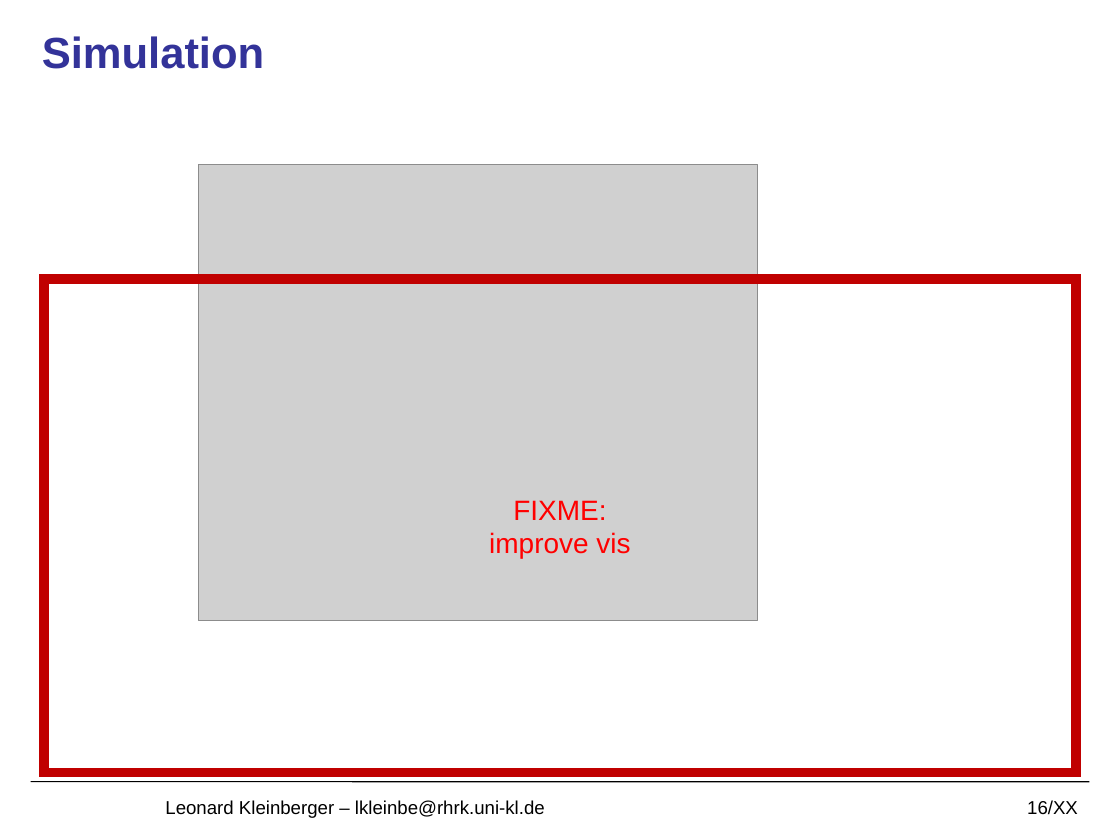
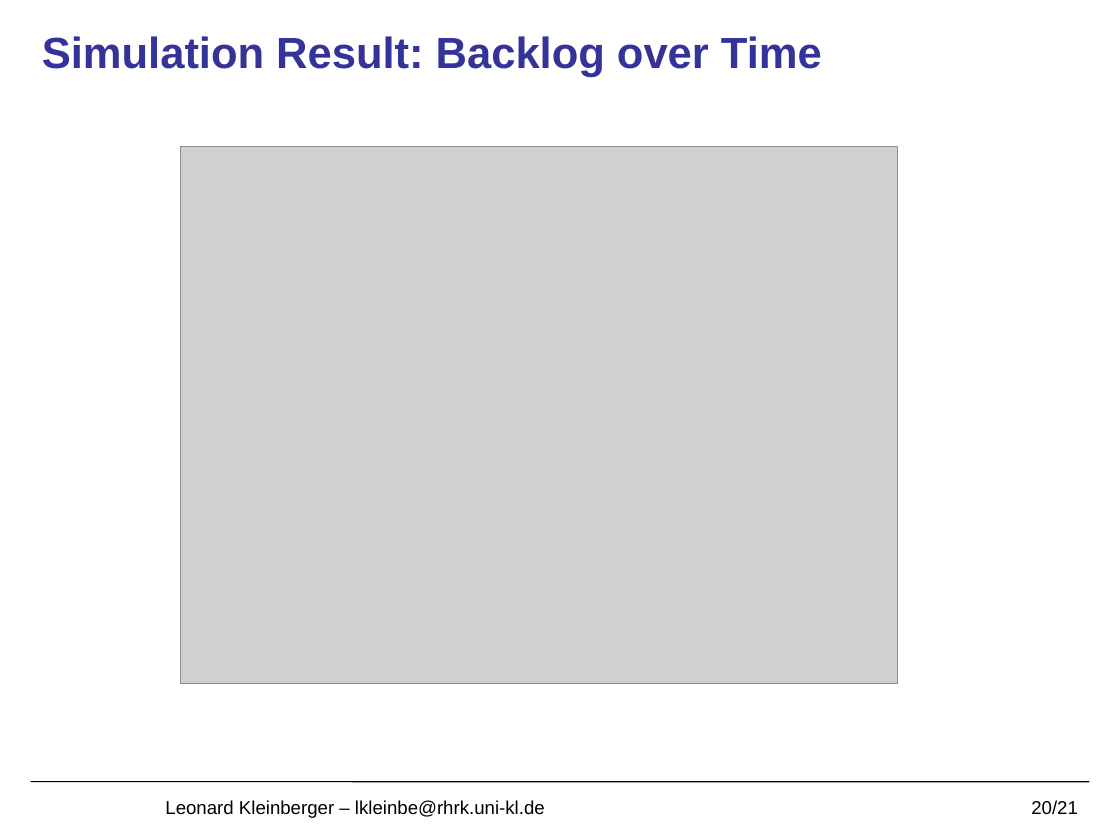
Before and after one commit to lkleinbe/ma_seminar, a slide deck: slide 20 of Presentation/presentation.pptx (slide 16 before the commit). Drawn at 1120x840 pixels with LibreOffice and Linux fonts; fonts in the diff are those of the drawing; grey boxes stand for pictures; background and template pictures are left out. Boxes give left, top, right and bottom in pixels: in the first picture for what was removed or moved away, otherwise in the second. Text is boxed around its words. In the diff, an @@ line names an element or a change of style, - is before the commit and + after.

```diff
--- a/Presentation/presentation.pptx
+++ b/Presentation/presentation.pptx
@@ title at (42, 36, 822, 77): text changed @@
-Simulation
+Simulation Result: Backlog over Time
@@ picture: place and size @@
-picture at (198, 165, 757, 622)
+picture at (180, 147, 897, 684)
@@ rectangle removed at (44, 279, 1075, 773) @@
-FIXME:
-improve vis
@@ page number at (1031, 800, 1078, 815): text changed @@
-16/XX
+20/21
```
Also in this commit, not shown: 1 other slide changed, 4 slides added, 1 slide removed, 7 other files.
